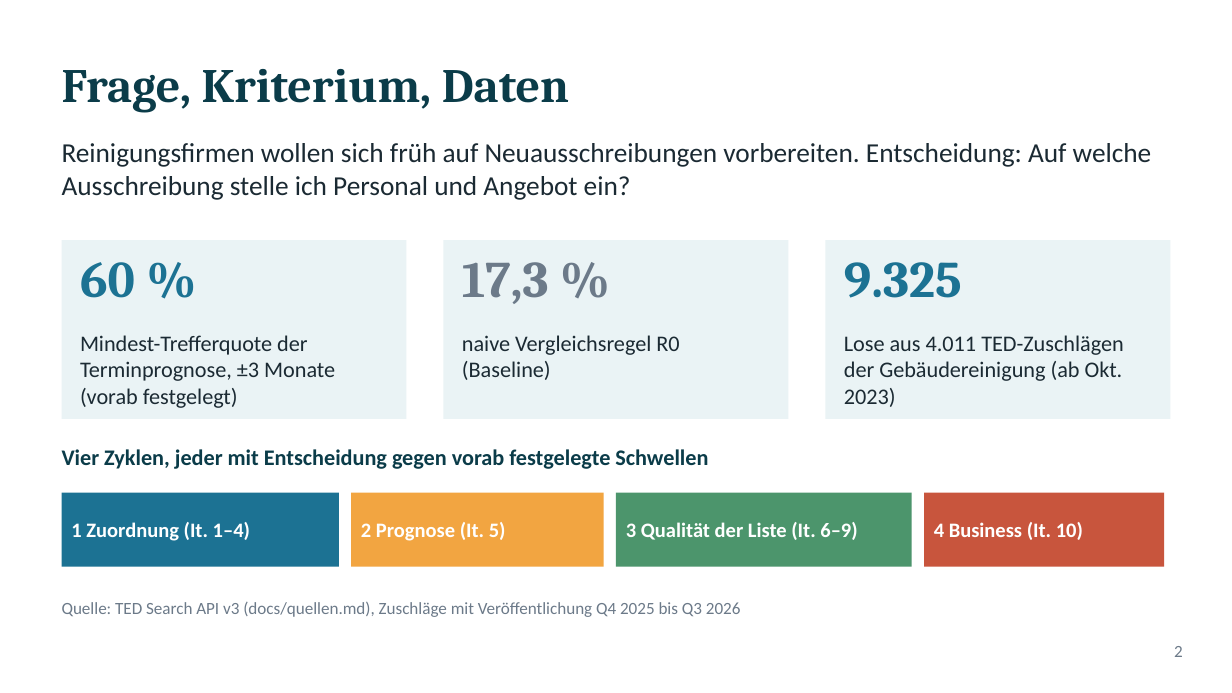
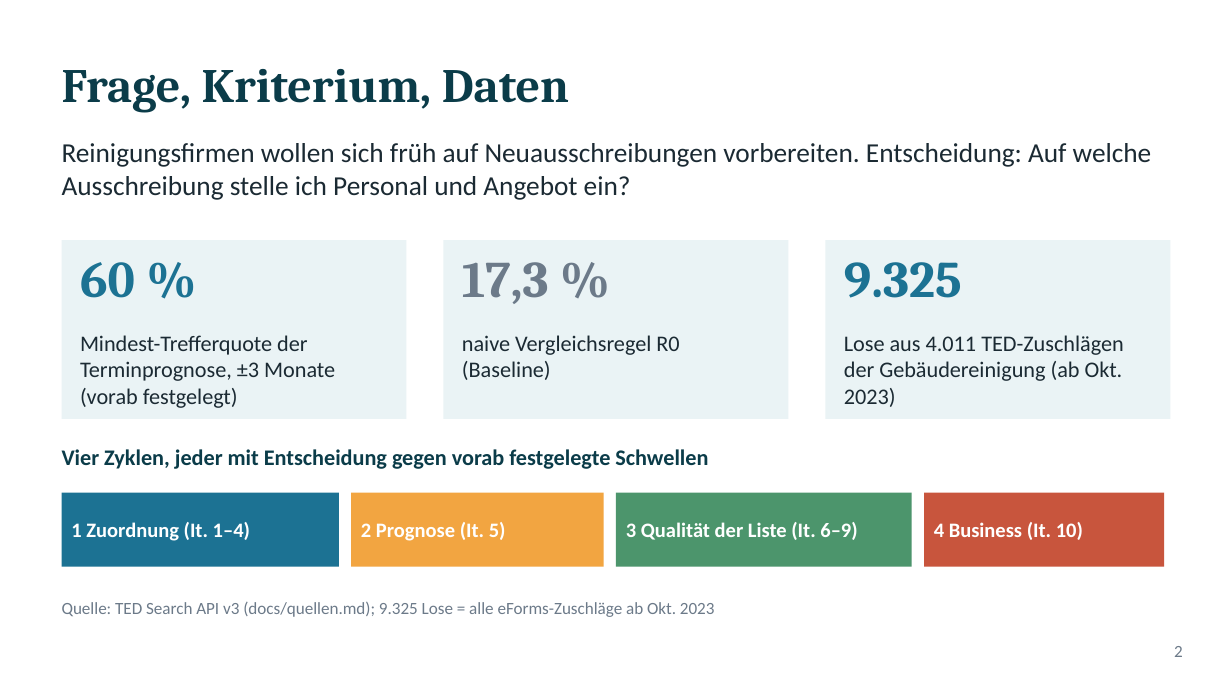
Before and after one commit to ludwigrichthammer9-web/vergabe_radar, a slide deck: slide 2 of docs/vortrag/vortrag_vergabe_radar.pptx. Drawn at 1232x693 pixels with LibreOffice and Linux fonts; fonts in the diff are those of the drawing. Boxes give left, top, right and bottom in pixels: in the first picture for what was removed or moved away, otherwise in the second. Text is boxed around its words. In the diff, an @@ line names an element or a change of style, - is before the commit and + after.

```diff
--- a/docs/vortrag/vortrag_vergabe_radar.pptx
+++ b/docs/vortrag/vortrag_vergabe_radar.pptx
@@ text at [62,602,715,617]: text changed @@
-Quelle: TED Search API v3 (docs/quellen.md), Zuschläge mit Veröffentlichung Q4 2025 bis Q3 2026
+Quelle: TED Search API v3 (docs/quellen.md); 9.325 Lose = alle eForms-Zuschläge ab Okt. 2023
```
Also in this commit, not shown: 5 other slides changed, 12 other files.
